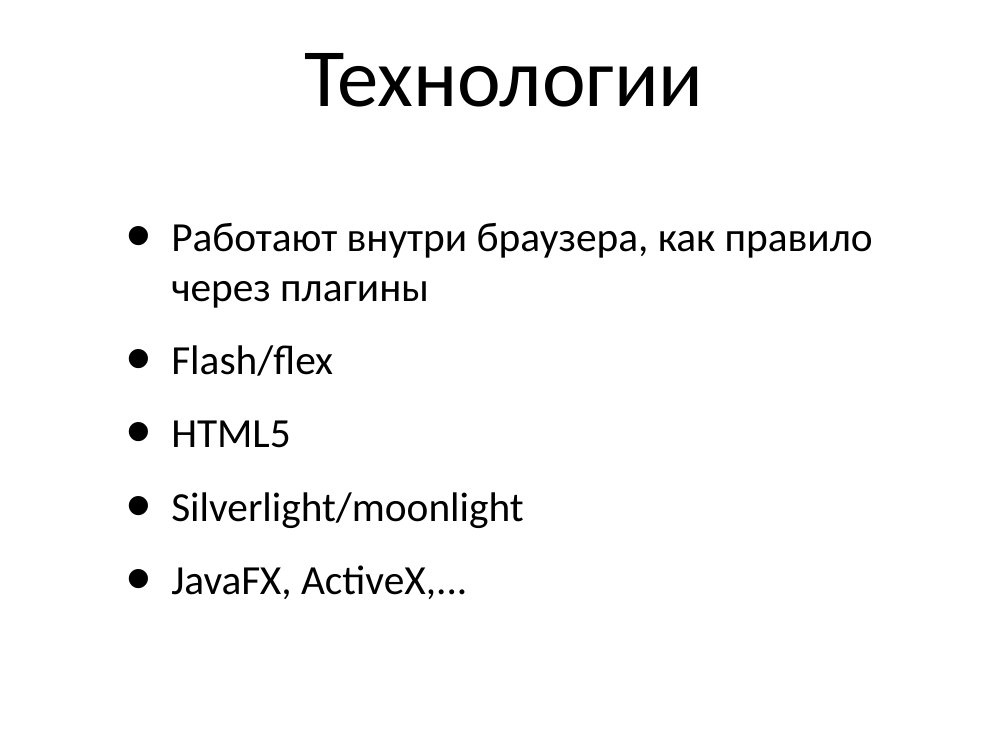
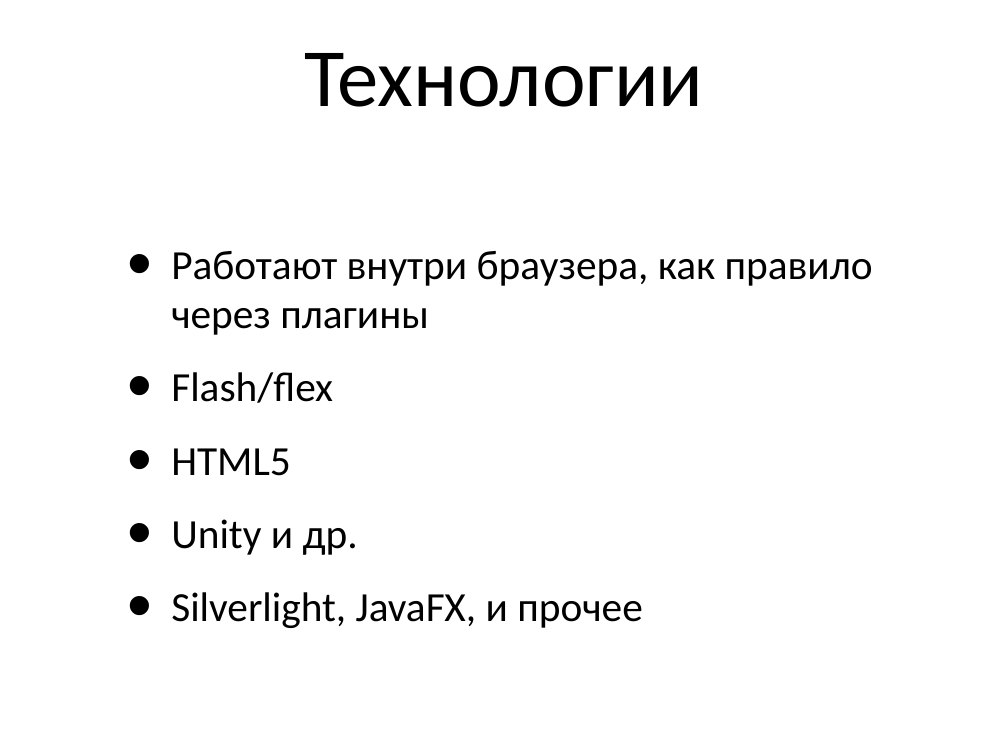
Before and after one commit to schadov/241m-lectures, a slide deck: slide 11 of lec1.ppt (slide 9 before the commit). Drawn at 1008x756 pixels with LibreOffice and Linux fonts; fonts in the diff are those of the drawing. Boxes give left, top, right and bottom in pixels: in the first picture for what was removed or moved away, otherwise in the second. Text is boxed around its words. In the diff, an @@ line names an element or a change of style, - is before the commit and + after.

```diff
--- a/lec1.ppt
+++ b/lec1.ppt
@@ text "Работают внутри браузера, как правило ...": place and size @@
-text "Работают внутри браузера, как правило ..." at [171,223,873,599]
+text "Работают внутри браузера, как правило ..." at [171,251,873,628]
@@ text at [171,519,642,628]: text changed @@
-• Silverlight/moonlight
-• JavaFX, ActiveX,...
+• Unity и др.
+• Silverlight, JavaFX, и прочее
```
Also in this commit, not shown: 8 other slides changed, 4 slides added, 3 slides removed, 1 other file.
